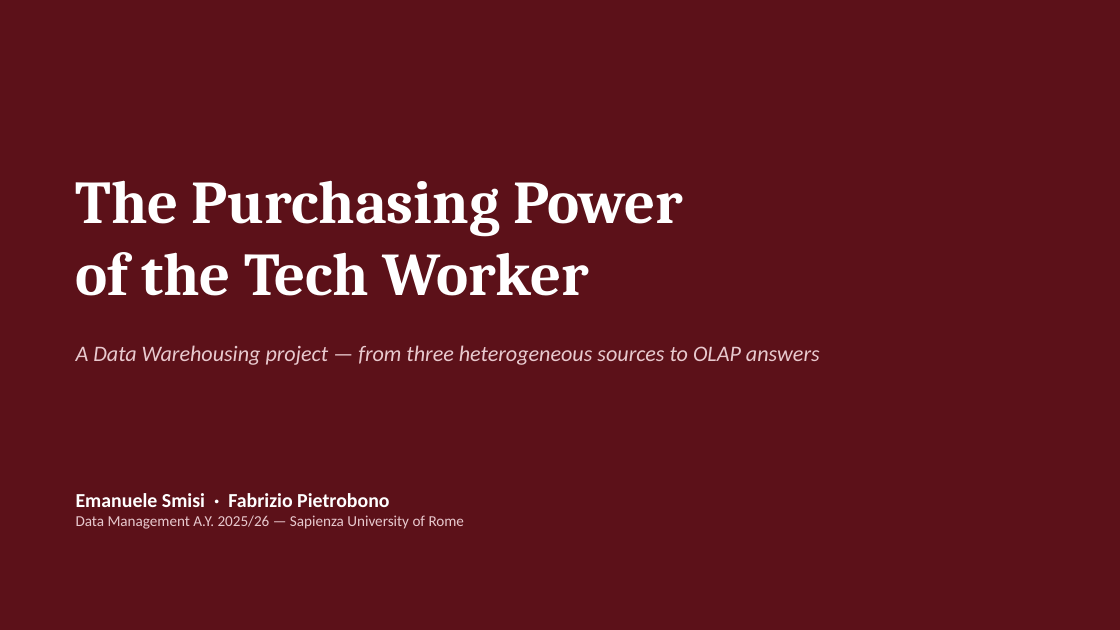
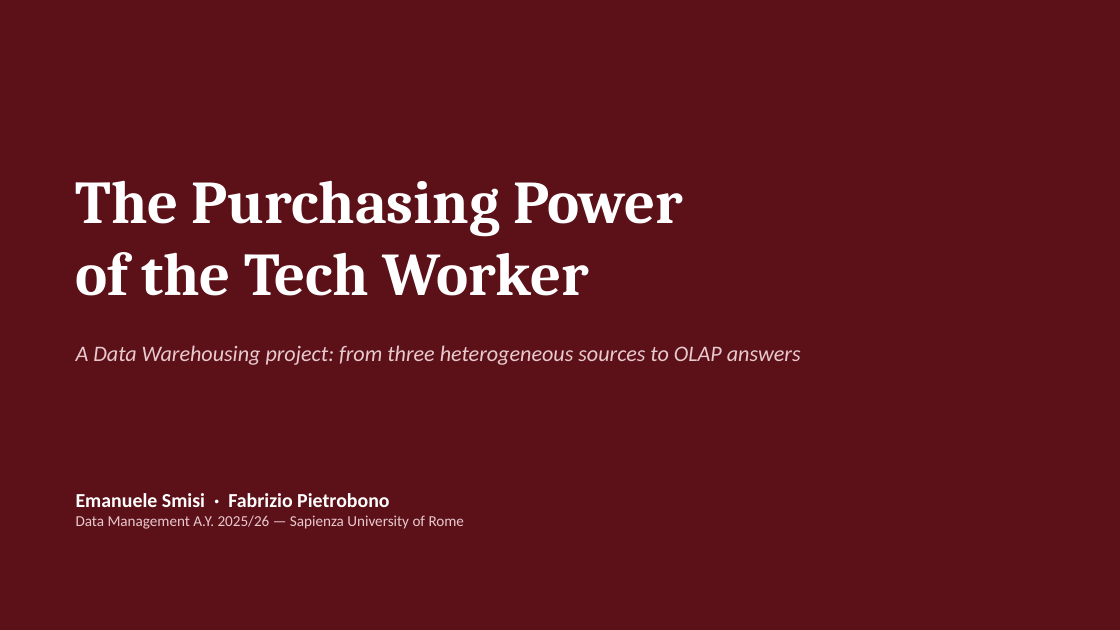
Before and after one commit to emasmisi/tech-worker-purchasing-power-dw, a slide deck: slide 1 of presentation/TechWorker_DW_Presentation.pptx. Drawn at 1120x630 pixels with LibreOffice and Linux fonts; fonts in the diff are those of the drawing. Boxes give left, top, right and bottom in pixels: in the first picture for what was removed or moved away, otherwise in the second. Text is boxed around its words. In the diff, an @@ line names an element or a change of style, - is before the commit and + after.

```diff
--- a/presentation/TechWorker_DW_Presentation.pptx
+++ b/presentation/TechWorker_DW_Presentation.pptx
@@ text at bbox=[76, 345, 801, 365]: text changed @@
-A Data Warehousing project — from three heterogeneous sources to OLAP answers
+A Data Warehousing project: from three heterogeneous sources to OLAP answers
```
Also in this commit, not shown: 15 other slides changed, 4 other files.
